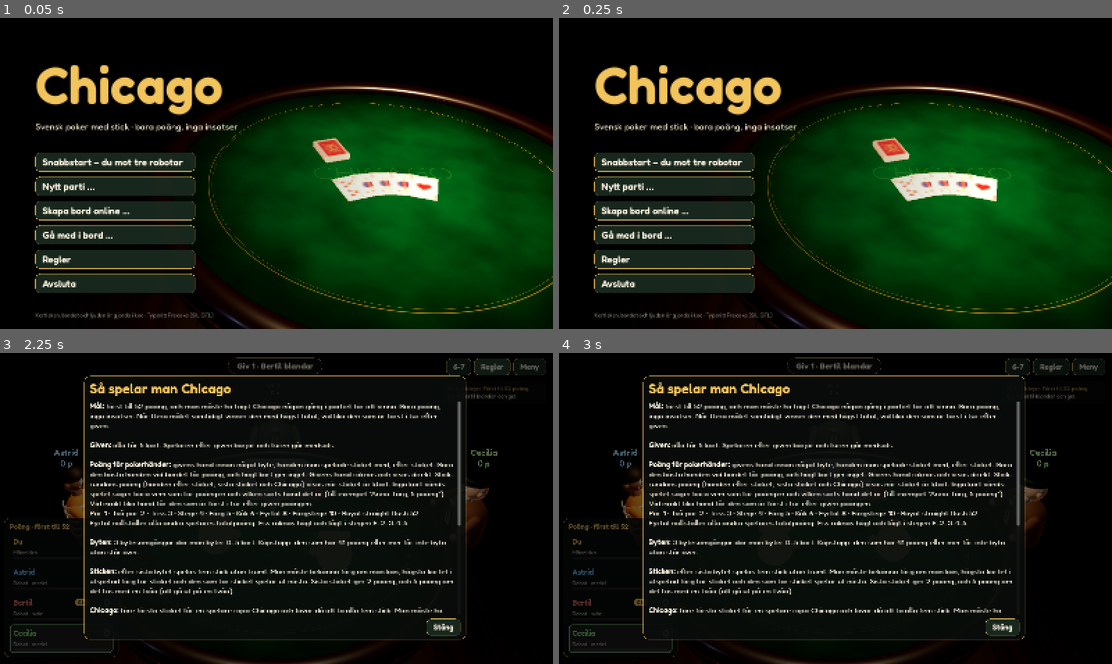
Above: before the commit, frames 1-4 (two rows, left to right).
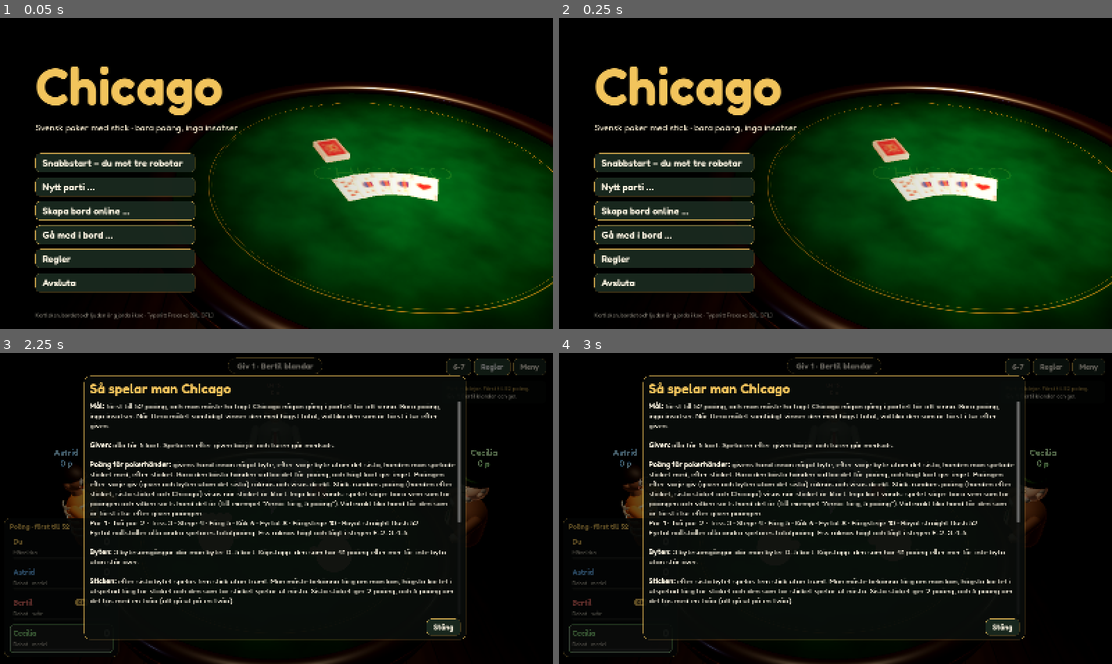
Above: after the commit, the same moments.

Repository: Theowebbonera/Chicagospel
Game: Godot game, scene res://main.tscn
Two runs of this game, one before a commit and one after it. Both use one fixed random seed, a clock stepped at 60 frames per second and the inputs below.
Inputs:
- Up to frame 1 (0.05 s): no input
- Up to frame 2 (0.25 s): no input
- Up to frame 3 (2.25 s): click "Snabbstart – du mot tre robot…" at 0.5 s; click "6-7" at 1.25 s; click "Regler" at 2 s
- Up to frame 4 (3 s): click "Meny" at 2.75 s

The runs differ from the first frame. In frame 1, 2.8% of the frame differs, in the area x 6-43%, y 15-89%; in frame 2, 2.8%; in frame 3, 7.4%; in frame 4, 7.4%, in the area x 16-84%, y 12-85%.

Commit message:
Poäng efter varje giv, mobilanpassning och felruta för webben
Co-Authored-By: Claude Opus 5.5 <noreply@anthropic.com>

Diff:
--- a/project.godot
+++ b/project.godot
@@ -8,17 +8,30 @@
 run/main_scene="res://main.tscn"
 config/features=PackedStringArray("4.7", "Forward Plus")
 
+[audio]
+
+general/default_playback_type.web=1
+
 [display]
 
 window/size/viewport_width=1600
 window/size/viewport_height=900
 window/stretch/mode="canvas_items"
 window/stretch/aspect="expand"
+window/handheld/orientation=4
+
+[input_devices]
+
+pointing/emulate_mouse_from_touch=true
 
 [rendering]
 
 anti_aliasing/quality/msaa_3d=2
+anti_aliasing/quality/msaa_3d.web=0
 anti_aliasing/quality/msaa_2d=2
+anti_aliasing/quality/msaa_2d.web=0
+viewport/hdr_2d=false
+textures/vram_compression/import_etc2_astc=true
 renderer/rendering_method="forward_plus"
 renderer/rendering_method.web="gl_compatibility"
 renderer/rendering_method.mobile="gl_compatibility"
--- a/scripts/bord.gd
+++ b/scripts/bord.gd
@@ -29,10 +29,10 @@
 	env.ambient_light_energy = 0.4
 	env.tonemap_mode = Environment.TONE_MAPPER_ACES
 	env.tonemap_exposure = 1.05
-	env.ssao_enabled = true
+	env.ssao_enabled = not OS.has_feature("web")
 	env.ssao_radius = 0.6
 	env.ssao_intensity = 1.6
-	env.glow_enabled = true
+	env.glow_enabled = not OS.has_feature("web")
 	env.glow_intensity = 0.3
 	env.glow_bloom = 0.04
 	env.glow_hdr_threshold = 1.6
--- a/scripts/kortbild.gd
+++ b/scripts/kortbild.gd
@@ -13,6 +13,7 @@
 var framsidor: Array = []  # ImageTexture per kort 0–51
 var baksidor: Array = []  # [röd, blå]
 var fyrfarg := false
+var skala := 1.0
 
 
 func bygg(font: Font) -> void:
@@ -25,17 +26,20 @@
 		klar.emit()
 		return
 	var vp := SubViewport.new()
-	vp.size = Vector2i(B * KOL, HJ * 4)
+	# på webben ritas leken i 70 % storlek: mindre minne på mobiler, fortfarande skarpt
+	skala = 0.7 if OS.has_feature("web") else 1.0
+	vp.size = Vector2i(int(B * KOL * skala), int(HJ * 4 * skala))
 	vp.transparent_bg = true
 	vp.disable_3d = true
-	vp.msaa_2d = Viewport.MSAA_8X
+	vp.msaa_2d = Viewport.MSAA_DISABLED if OS.has_feature("web") else Viewport.MSAA_8X
 	vp.render_target_update_mode = SubViewport.UPDATE_ONCE
 	var r := Ritare.new()
 	r.font = font
 	r.fyrfarg = fyrfarg
-	r.size = Vector2(vp.size)
+	r.size = Vector2(B * KOL, HJ * 4)
 	vp.add_child(r)
 	add_child(vp)
+	vp.canvas_transform = Transform2D().scaled(Vector2(skala, skala))
 	await RenderingServer.frame_post_draw
 	await RenderingServer.frame_post_draw
 	var img: Image = vp.get_texture().get_image() if vp.get_texture() else null
@@ -61,7 +65,9 @@
 
 
 func _bit(img: Image, kol: int, rad: int) -> ImageTexture:
-	var del := img.get_region(Rect2i(kol * B, rad * HJ, B, HJ))
+	var bb := int(B * skala)
+	var hh := int(HJ * skala)
+	var del := img.get_region(Rect2i(kol * bb, rad * hh, bb, hh))
 	del.fix_alpha_edges()
 	del.generate_mipmaps()
 	return ImageTexture.create_from_image(del)
--- a/scripts/main.gd
+++ b/scripts/main.gd
@@ -94,6 +94,10 @@
 		_kor_server(args)
 		return
 	demo = "--demo" in args
+	if Natverk.ar_mobil():
+		# telefon: större gränssnitt (knappar och text) och lägre 3D-upplösning för äldre telefoner
+		get_window().content_scale_factor = 1.5
+		get_viewport().scaling_3d_scale = 0.75
 	auto_man = "--automan" in args
 	for a in args:
 		if a.begins_with("--seed="):
@@ -159,6 +163,8 @@
 		kortlager.add_child(k)
 		kort.append(k)
 	_meny_dekor(true)
+	if OS.has_feature("web"):
+		JavaScriptBridge.eval("window.chicagoStartad = true;", true)
 	if demo:
 		var sp: Array = []
 		for i in 4:
@@ -527,26 +533,36 @@
 	kam.transform = _kam_tf(kam_vinkel)
 	kastsparr = maxf(kastsparr - dt, 0.0)
 	_hover_gubbar()
-	if (inmatning == "byte" or inmatning == "spela") and _halls(betraktare) and not auto_man:
-		var mp := get_viewport().get_mouse_position()
-		var o := kam.project_ray_origin(mp)
-		var r := kam.project_ray_normal(mp)
-		var bast := -1
-		var bt := 1e9
-		for c in vhand[betraktare]:
-			var t: float = kort[c].trraff(o, r)
-			if t > 0.0 and t < bt:
-				bt = t
-				bast = c
-		if bast != hover_id:
-			hover_id = bast
-			_layout_sats(betraktare, 0.1, 0.0)
+	if not auto_man:
+		_hover_kort(get_viewport().get_mouse_position())
+
+
+## Vilket kort i handen pekaren eller fingret är över.
+func _hover_kort(mp: Vector2) -> void:
+	if not ((inmatning == "byte" or inmatning == "spela") and _halls(betraktare)):
+		return
+	var o := kam.project_ray_origin(mp)
+	var r := kam.project_ray_normal(mp)
+	var bast := -1
+	var bt := 1e9
+	for c in vhand[betraktare]:
+		var t: float = kort[c].trraff(o, r)
+		if t > 0.0 and t < bt:
+			bt = t
+			bast = c
+	if bast != hover_id:
+		hover_id = bast
+		_layout_sats(betraktare, 0.1, 0.0)
 
 
 func _unhandled_input(e: InputEvent) -> void:
 	if kam == null:
 		return
 	if e is InputEventMouseButton and e.pressed and e.button_index == MOUSE_BUTTON_LEFT:
+		# vid touch kommer positionen samtidigt som trycket: räkna om vad som träffas just där
+		if not auto_man:
+			_hover_kort(e.position)
+			_hover_gubbar(e.position)
 		if hover_id >= 0:
 			_klicka(hover_id)
 		elif hover_gubbe >= 0:
@@ -1050,10 +1066,10 @@
 
 # ================================================================== kasta vattenballong, tomat, ros
 ## Musen över en figur ger handpekare och möjlighet att kasta. Påverkar inte spelet och avslöjar inga kort.
-func _hover_gubbar() -> void:
+func _hover_gubbar(punkt = null) -> void:
 	var ny := -1
 	if not meny_lage and not gubbar.is_empty() and not ui.ar_pausad and ui.hud.visible and hover_id < 0:
-		var mp := get_viewport().get_mouse_position()
+		var mp: Vector2 = punkt if punkt != null else get_viewport().get_mouse_position()
 		var o := kam.project_ray_origin(mp)
 		var r := kam.project_ray_normal(mp)
 		var bt := 1e9
--- a/scripts/natverk.gd
+++ b/scripts/natverk.gd
@@ -21,6 +21,15 @@
 	if typ in ["ros", "hjarta", "krona", "konfetti", "sexsju"]:
 		return ["ros", "hjarta", "konfetti"][r.randi_range(0, 2)]
 	return ["vattenballong", "tomat", "tarta", "snoboll", "flygplan"][r.randi_range(0, 4)]
+
+
+## Körs vi i en mobilwebbläsare (eller på mobil)?
+static func ar_mobil() -> bool:
+	if OS.has_feature("web_android") or OS.has_feature("web_ios") or OS.has_feature("mobile"):
+		return true
+	if OS.has_feature("web"):
+		return bool(JavaScriptBridge.eval("/iPhone|iPad|iPod|Android|Mobile/i.test(navigator.userAgent)", true))
+	return false
 
 
 ## Vilken server klienten ska ansluta till.
--- a/scripts/regler.gd
+++ b/scripts/regler.gd
@@ -21,7 +21,7 @@
 var fyrtal_nollstaller := true  # fyrtal nollställer alla andras totalpoäng
 # --- när pokerhänderna poängsätts
 var poang_vid_given := 1  # 0 nej, 1 ja (givens hand innan något byte), 2 ja med dubbla poäng
-var poang_byten := 0  # 0 inga poäng efter bytena, 1 efter varje byte utom det sista, 2 efter varje byte
+var poang_byten := 1  # 0 inga poäng efter bytena, 1 efter varje byte utom det sista (standard: varje giv), 2 efter varje byte
 var poang_efter_stick := true  # handen man spelade sticket med poängsätts efter sticket
 var visa_vid_rundslut := true  # stick-rundans poäng (sluthand, stick, Chicago) visas när sticket är klart
 var lika_regel := 0  # 0 den som är först i tur efter given, 1 ingen får poäng, 2 alla med lika hand får poäng
@@ -67,7 +67,7 @@
 	{"grupp": "När händerna poängsätts"},
 	{"namn": "poang_vid_given", "text": "Givens hand (innan något byte)", "typ": "val", "val": ["Nej", "Ja", "Ja, dubbla poäng"], "hjalp": "De utdelade korten poängsätts innan första bytet. Räknas även om någon ropar Chicago."},
 	{"namn": "poang_efter_stick", "text": "Handen man spelade sticket med", "typ": "bool", "hjalp": "Händerna som de såg ut när sticken började poängsätts efter sticket. Lyckas någon med Chicago delas de poängen inte ut."},
-	{"namn": "poang_byten", "text": "Poäng efter bytena", "typ": "val", "val": ["Nej", "Efter varje byte utom det sista", "Efter varje byte"], "hjalp": "Äldre variant där händerna poängsätts direkt efter bytena."},
+	{"namn": "poang_byten", "text": "Poäng efter bytena", "typ": "val", "val": ["Nej", "Efter varje byte utom det sista", "Efter varje byte"], "hjalp": "Standard: poäng efter varje giv (given, byte 1, byte 2). Det sista bytet leder till stick-rundan, som poängsätts efter sticket."},
 	{"namn": "visa_vid_rundslut", "text": "Visa stick-rundans poäng efter sticket", "typ": "bool", "hjalp": "Givens hand visas direkt. Poäng för sluthanden, sista sticket, tvåan och Chicago visas och läggs till när sticket är klart."},
 	{"namn": "lika_regel", "text": "Vid lika händer", "typ": "val", "val": ["Först i tur efter given vinner", "Ingen får poäng", "Alla med lika hand får poäng"], "hjalp": "Händerna jämförs i hemlighet i turordning med början hos spelaren efter given. Inga kort visas."},
 	{"namn": "ess_lag", "text": "Ess kan vara lågt i stege (E-2-3-4-5)", "typ": "bool"},
@@ -206,7 +206,7 @@
 		nar.append("handen man spelade sticket med, efter sticket")
 	t += "[b]Poäng för pokerhänder:[/b] %s. Bara den bästa handen vid bordet får poäng, och högt kort ger inget." % (", ".join(nar) if not nar.is_empty() else "inga")
 	if visa_vid_rundslut:
-		t += " Givens hand räknas och visas direkt. Stick-rundans poäng (handen efter sticket, sista sticket och Chicago) visas när sticket är klart."
+		t += " Poängen efter varje giv (given och byten utom det sista) räknas och visas direkt. Stick-rundans poäng (handen efter sticket, sista sticket och Chicago) visas när sticket är klart."
 	t += " Inga kort vänds: spelet säger bara vem som tar poängen och vilken sorts hand det är (till exempel \"Anna: färg, 5 poäng\")."
 	var lika: String = ["får den som är först i tur efter given poängen", "får ingen poäng", "får alla med lika hand poäng"][lika_regel]
 	t += " Vid exakt lika hand %s.\n" % lika
--- a/scripts/ui.gd
+++ b/scripts/ui.gd
@@ -3,6 +3,7 @@
 ## poängtavla, fas, banderoller, åtgärdsknappar, händelselogg, överlämning mellan människor, paus och slutskärm.
 
 const Regler := preload("res://scripts/regler.gd")
+const Natverk := preload("res://scripts/natverk.gd")
 const Figurer := preload("res://scripts/figurer.gd")
 const Gubbe := preload("res://scripts/gubbe.gd")
 
@@ -36,6 +37,9 @@
 const STANDARDNAMN := ["Theo", "Astrid", "Bertil", "Cecilia", "Doris", "Erik"]
 
 var font_r: FontVariation
+var paneler: Array = []
+var mobil := false
+var vrid_vy: Control
 var font_b: FontVariation
 var tema: Theme
 
@@ -87,6 +91,7 @@
 
 func _ready() -> void:
 	layer = 5
+	mobil = Natverk.ar_mobil()
 	_tema()
 	_bygg_hud()
 	_bygg_huvudmeny()
@@ -97,6 +102,8 @@
 	_bygg_slut()
 	_bygg_online()
 	_bygg_figurvaljare()
+	_bygg_vrid()
+	get_viewport().size_changed.connect(_anpassa_paneler)
 	visa_huvudmeny()
 
 
@@ -245,14 +252,38 @@
 	return c
 
 
-func _centrerad_panel(foralder: Control, bredd: float, hojd: float) -> PanelContainer:
+## Panel i mitten. Är skärmen för liten (t.ex. mobil) krymps panelen och innehållet går att rulla.
+func _centrerad_panel(foralder: Control, bredd: float, hojd: float) -> Control:
 	var cc := CenterContainer.new()
 	foralder.add_child(cc)
 	cc.set_anchors_and_offsets_preset(Control.PRESET_FULL_RECT)
 	var p := PanelContainer.new()
-	p.custom_minimum_size = Vector2(bredd, hojd)
 	cc.add_child(p)
-	return p
+	if hojd <= 0.0:
+		p.custom_minimum_size = Vector2(bredd, 0)
+		paneler.append([p, bredd, 0.0])
+		return p
+	var sc := ScrollContainer.new()
+	sc.horizontal_scroll_mode = ScrollContainer.SCROLL_MODE_DISABLED
+	p.add_child(sc)
+	var inner := MarginContainer.new()
+	inner.size_flags_horizontal = Control.SIZE_EXPAND_FILL
+	inner.size_flags_vertical = Control.SIZE_EXPAND_FILL
+	sc.add_child(inner)
+	paneler.append([p, bredd, hojd])
+	_anpassa_panel(p, bredd, hojd)
+	return inner
+
+
+func _anpassa_panel(p: Control, bredd: float, hojd: float) -> void:
+	var yta := get_viewport().get_visible_rect().size if is_inside_tree() else Vector2(1600, 900)
+	p.custom_minimum_size = Vector2(minf(bredd, yta.x - 24.0), minf(hojd, yta.y - 24.0) if hojd > 0.0 else 0.0)
+
+
+func _anpassa_paneler() -> void:
+	for x in paneler:
+		if is_instance_valid(x[0]):
+			_anpassa_panel(x[0], x[1], x[2])
 
 
 func _gomt_allt() -> void:
@@ -281,17 +312,17 @@
 	v.offset_left = 110
 	v.offset_right = 700
 	v.alignment = BoxContainer.ALIGNMENT_CENTER
-	v.add_theme_constant_override("separation", 14)
-	var titel := _lbl("Chicago", 150, true, GULD)
+	v.add_theme_constant_override("separation", 8 if mobil else 14)
+	var titel := _lbl("Chicago", 96 if mobil else 150, true, GULD)
 	titel.add_theme_constant_override("shadow_offset_x", 0)
 	titel.add_theme_constant_override("shadow_offset_y", 6)
 	titel.add_theme_constant_override("shadow_outline_size", 18)
 	titel.add_theme_color_override("font_shadow_color", Color(0, 0, 0, 0.6))
 	v.add_child(titel)
-	var under := _lbl("Svensk poker med stick · bara poäng, inga insatser", 26, false, Color(0.9, 0.86, 0.76))
+	var under := _lbl("Svensk poker med stick · bara poäng, inga insatser", 22 if mobil else 26, false, Color(0.9, 0.86, 0.76))
 	v.add_child(under)
 	var mell := Control.new()
-	mell.custom_minimum_size = Vector2(0, 30)
+	mell.custom_minimum_size = Vector2(0, 6 if mobil else 30)
 	v.add_child(mell)
 	var knappar := [["Snabbstart – du mot tre robotar", func() -> void: snabbstart.emit()], ["Nytt parti …", func() -> voi …(247 unchanged characters)…
 	# på webben går det inte att avsluta programmet
@@ -299,7 +330,7 @@
 		knappar.append(["Avsluta", func() -> void: avsluta.emit()])
 	for k in knappar:
 		var b := _knapp(k[0], k[1], 28)
-		b.custom_minimum_size = Vector2(460, 56)
+		b.custom_minimum_size = Vector2(460, 52)
 		b.size_flags_horizontal = Control.SIZE_SHRINK_BEGIN
 		b.alignment = HORIZONTAL_ALIGNMENT_LEFT
 		v.add_child(b)
@@ -708,7 +739,7 @@
 	if kastmeny == null:
 		kastmeny = PopupMenu.new()
 		kastmeny.theme = tema
-		kastmeny.add_theme_font_size_override("font_size", 22)
+		kastmeny.add_theme_font_size_override("font_size", 30 if mobil else 22)
 		kastmeny.id_pressed.connect(func(id: int) -> void:
 			var alla: Array = KASTA + HALSA
 			kasta.emit(kast_mal, alla[id][0]))
@@ -1396,7 +1427,7 @@
 	figur_vp = SubViewport.new()
 	figur_vp.own_world_3d = true
 	figur_vp.transparent_bg = false
-	figur_vp.msaa_3d = Viewport.MSAA_4X
+	figur_vp.msaa_3d = Viewport.MSAA_DISABLED if OS.has_feature("web") else Viewport.MSAA_4X
 	cont.add_child(figur_vp)
 	var env := WorldEnvironment.new()
 	var e := Environment.new()
@@ -1473,6 +1504,13 @@
 
 
 func _process(dt: float) -> void:
+	# stående telefon: be om att vrida till liggande
+	if vrid_vy:
+		var yta := get_viewport().get_visible_rect().size
+		var staende := mobil and yta.y > yta.x
+		if staende != vrid_vy.visible:
+			vrid_vy.visible = staende
+			vrid_vy.move_to_front()
 	if figur_vy and figur_vy.visible and figur_gubbe:
 		figur_gubbe.rotation.y += dt * 0.8
 		if fmod(figur_gubbe.tid, 4.0) < dt:
@@ -1508,7 +1546,7 @@
 	cont.custom_minimum_size = storlek
 	var vp := SubViewport.new()
 	vp.own_world_3d = true
-	vp.msaa_3d = Viewport.MSAA_4X
+	vp.msaa_3d = Viewport.MSAA_DISABLED if OS.has_feature("web") else Viewport.MSAA_4X
 	cont.add_child(vp)
 	var env := WorldEnvironment.new()
 	var e := Environment.new()
@@ -1603,3 +1641,50 @@
 		t += "\nPartiet har redan börjat."
 	ga_info.text = t
 	_ga_figur(ga_figur, 1)
+
+
+# ================================================================== mobil: vrid telefonen
+func _bygg_vrid() -> void:
+	vrid_vy = _helskarm(Color(0.02, 0.05, 0.035, 1.0))
+	var v := VBoxContainer.new()
+	vrid_vy.add_child(v)
+	v.set_anchors_and_offsets_preset(Control.PRESET_FULL_RECT)
+	v.alignment = BoxContainer.ALIGNMENT_CENTER
+	v.add_theme_constant_override("separation", 30)
+	var ikon := VridIkon.new()
+	ikon.custom_minimum_size = Vector2(0, 260)
+	v.add_child(ikon)
+	var t := _lbl("Vrid telefonen", 64, true, GULD)
+	t.horizontal_alignment = HORIZONTAL_ALIGNMENT_CENTER
+	v.add_child(t)
+	var u := _lbl("Chicago spelas liggande", 36, false, KRAM)
+	u.horizontal_alignment = HORIZONTAL_ALIGNMENT_CENTER
+	v.add_child(u)
+	vrid_vy.visible = false
+
+
+## En telefon som vrids ett kvarts varv, med en pil.
+class VridIkon extends Control:
+	var t := 0.0
+
+	func _process(dt: float) -> void:
+		t += dt
+		queue_redraw()
+
+	func _draw() -> void:
+		var m := size * 0.5
+		var v := clampf(sin(t * 2.0) * 1.4, -1.0, 1.0) * 0.5 + 0.5
+		var vinkel := -PI / 2.0 * smoothstep(0.0, 1.0, v)
+		draw_set_transform(m, vinkel)
+		var sb := StyleBoxFlat.new()
+		sb.bg_color = Color(0.1, 0.12, 0.11)
+		sb.border_color = Color(0.95, 0.77, 0.36)
+		sb.set_border_width_all(8)
+		sb.set_corner_radius_all(26)
+		draw_style_box(sb, Rect2(-70, -120, 140, 240))
+		draw_rect(Rect2(-50, -90, 100, 170), Color(0.07, 0.32, 0.18))
+		draw_circle(Vector2(0, 100), 9, Color(0.95, 0.77, 0.36))
+		draw_set_transform(m)
+		draw_arc(Vector2.ZERO, 165, -PI * 0.15, -PI * 0.6, 24, Color(0.97, 0.94, 0.87, 0.8), 8.0, true)
+		var spets := Vector2(cos(-PI * 0.6), sin(-PI * 0.6)) * 165
+		draw_colored_polygon(PackedVector2Array([spets + Vector2(-22, 6), spets + Vector2(14, -16), spets + Vector2(10, 24)]), Color(0.97, 0.94, 0.87, 0.8))
--- a/tests/test_online.gd
+++ b/tests/test_online.gd
@@ -207,13 +207,13 @@
 	root.add_child(server)
 	_ok(server.starta(PORT) == OK, "servern startar")
 	var r := Regler.new()
-	r.malpoang = 20
+	r.malpoang = 60
 	var anna := _bot("Anna")
 	anna.k.skicka({"t": "skapa", "namn": "Anna", "antal": 4, "regler": r.till_dict(), "figur": 3})
 	await _vanta_pa(func() -> bool: return anna.kod != "", 5.0, "Anna får en bordskod")
 	print("bord skapat: ", anna.kod)
 	_ok(anna.kod.length() == 4 and anna.plats == 0, "kod med fyra tecken och värden på plats 0")
-	_ok(int(anna.regler_d.get("malpoang", 0)) == 20, "lobbyn visar bordets regler")
+	_ok(int(anna.regler_d.get("malpoang", 0)) == 60, "lobbyn visar bordets regler")
 	# den som ska gå med får först bordets information: regler i läsläge och tagna figurer
 	var titt := _bot("Titt")
 	var info := {}
@@ -222,7 +222,7 @@
 			info.merge(d, true))
 	titt.k.skicka({"t": "bordinfo", "kod": anna.kod})
 	await _vanta_pa(func() -> bool: return not info.is_empty(), 3.0, "bordinfo")
-	_ok(info.get("finns", false) and info.varde_namn == "Anna" and int(info.platser[0].figur) == 3 and int(info.regler.malpoang) == 20, "bordinfo med värd, regler och tagen figur")
+	_ok(info.get("finns", false) and info.varde_namn == "Anna" and int(info.platser[0].figur) == 3 and int(info.regler.malpoang) == 60, "bordinfo med värd, regler och tagen figur")
 	# samma figur som Anna går inte
 	var dubbel := _bot("Dubbel")
 	dubbel.k.skicka({"t": "ga_med", "kod": anna.kod, "namn": "Dubbel", "figur": 3})
@@ -245,11 +245,11 @@
 	cia.k.skicka({"t": "fyll"})
 	cia.k.skicka({"t": "figur", "figur": 5})
 	await _vanta_pa(func() -> bool: return cia.felmeddelanden.size() >= 4, 3.0, "icke-värd avvisas")
-	_ok(server.bord[anna.kod].platser[3].typ == "tom" and server.bord[anna.kod].regler.malpoang == 20, "icke-värd ändrade inget")
+	_ok(server.bord[anna.kod].platser[3].typ == "tom" and server.bord[anna.kod].regler.malpoang == 60, "icke-värd ändrade inget")
 	_ok(server.bord[anna.kod].platser[2].figur == 7, "Cia fick inte ta Bos figur")
 	# värden kan ändra reglerna före start
 	var r2 := Regler.new()
-	r2.malpoang = 20
+	r2.malpoang = 60
 	r2.kopstopp = 30
 	anna.k.skicka({"t": "regler", "regler": r2.till_dict()})
 	await _vanta_pa(func() -> bool: return server.bord[anna.kod].regler.kopstopp == 30, 3.0, "värden ändrar regler")
--- a/tests/test_regler.gd
+++ b/tests/test_regler.gd
@@ -70,7 +70,7 @@
 	var r := Regler.new()
 	_ok(r.kat_poang(H.PAR) == 1 and r.kat_poang(H.FYRTAL) == 8 and r.kat_poang(H.FARGSTEGE) == 10 and r.kat_poang(H.ROYAL) == 52, "standardtabell (husregler)")
 	_ok(r.stick_poang == 2 and r.tvaa_poang == 5 and r.tvaa_bonus, "standard: sista sticket 2, ut på en tvåa 5")
-	_ok(r.fyrtal_nollstaller and r.poang_vid_given == 1 and r.poang_byten == 0 and r.poang_efter_stick and r.visa_vid_rundslut, "standard: poäng vid given och efter sticket, visas efter sticket")
+	_ok(r.fyrtal_nollstaller and r.poang_vid_given == 1 and r.poang_byten == 1 and r.poang_efter_stick and r.visa_vid_rundslut, "standard: poäng vid given och efter sticket, visas efter sticket")
 	_ok(r.kopstopp_pa and r.kopstopp == 41 and r.chicago_min == 15 and r.chicago_en_gang, "standard: köpstopp 41, Chicago från 15, en gång per parti")
 	# äldre sparfil (före husreglerna) läses inte in, ny sparfil behåller sina värden
 	var cf := ConfigFile.new()
@@ -551,12 +551,20 @@
 	var typer := _typer(h)
 	_ok("redovisning" in typer, "stick-rundans poäng redovisas efter sticket")
 	var slut := 0
-	for e in h:
+	var byten := 0
+	var red := typer.find("redovisning")
+	var forsta_stick := typer.find("stick_start")
+	for i in h.size():
+		var e: Dictionary = h[i]
 		if e.typ == "poang" and e.orsak == "hand":
-			_ok(e.nar == "sluthand", "efter sticket redovisas bara stick-rundan")
-			if e.nar == "sluthand":
+			if i > red:
+				_ok(e.nar == "sluthand", "efter sticket redovisas bara stick-rundan")
 				slut += 1
-	_ok(given == 1 and slut == 1, "poäng för givens hand och för handen efter sticket (%d, %d)" % [given, slut])
+			else:
+				_ok(e.nar == "byte" and i < forsta_stick, "poäng efter byte 1 och 2 visas direkt, före sticken")
+				byten += 1
+	_ok(given == 1 and byten == 2 and slut == 1, "poäng efter given, byte 1, byte 2 och sluthanden (%d, %d, %d)" % [given, byten, slut])
+	_ok(typer.count("byte_start") == 2, "byte 2 och 3 efter första delen (byte 1 började direkt efter given)")
 	_ok(m.poang == m.intern and m.poang[1] >= 2, "visade poäng = löpande efter sticket: %s" % [m.poang])
 	_ok(typer.find("redovisning") > typer.rfind("spela"), "redovisningen kommer efter sista spelade kortet")
 
Not shown, changed: export_presets.cfg
Not shown, changed: README.md
Not shown, added: verktyg/webbdiagnos.html
